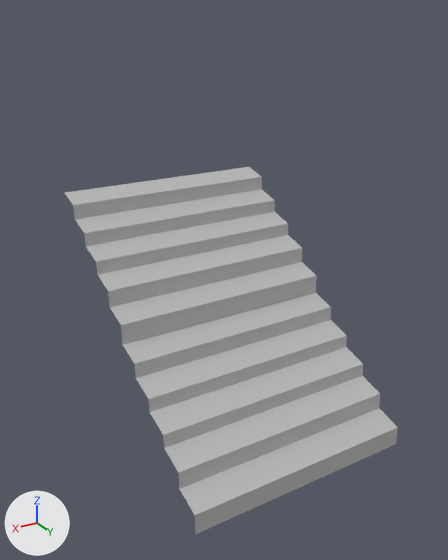
One commit to the FBX model Assets/Meshes/Environment/bg_seats_01.fbx: the scene before it, then after it.
Both versions are drawn from a camera (50 mm lens) standing at (15.4, 25.3, 20.7) and looking at (0.5, 0.6, 8.3). Arrows for +X, +Y and +Z are at lower left; the lights stay in place. Where no turn or scale is listed for an object, it has been applied to the vertices.

Names of what the first picture shows: 'bg_seats_01'.
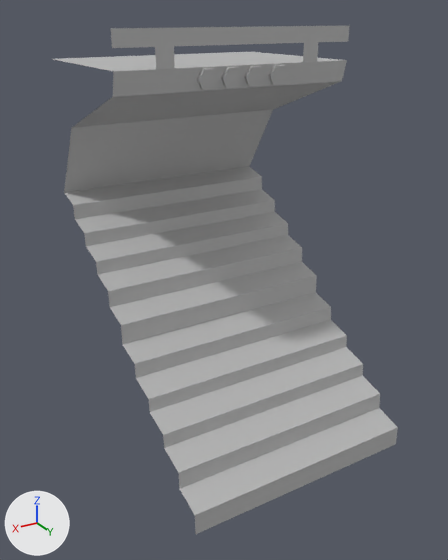
What differs and where, as boxes [x1, y1, x2, y2] in the pictures (448 x 560 px):
'bg_seats_01', reshaped (39% taller): before [65, 167, 398, 534]; after [53, 25, 398, 534]
part 1 of me_mesh, added: after [269, 64, 288, 85]
part 2 of me_mesh, added: after [244, 65, 265, 86]
part 3 of me_mesh, added: after [221, 67, 242, 88]
part 4 of me_mesh, added: after [197, 68, 219, 90]
part 5 of me_mesh, added: after [53, 25, 350, 193]

The edits, one by one:
me_mesh is used by ob_bg_seats_01; location (0.0, 0.0, 0.0).
me_mesh had 43 vertices, 40 faces and spanned x -5.95..5.95, y -7.19..7.19, z 0.0..11.81.
me_mesh now has 117 vertices, 98 faces and spans x -5.96..5.96, y -7.19..7.19, z 0.0..20.16.
me_mesh part 1: a new loose piece of 13 vertices spanning x -2.48..-1.48, y 0.9..1.35, z 17.69..18.58, in mat_lambert1 (grey #bcbcbc).
me_mesh part 2: a new loose piece of 13 vertices spanning x -1.18..-0.18, y 0.9..1.35, z 17.69..18.58, in mat_lambert1 (grey #bcbcbc).
me_mesh part 3: a new loose piece of 13 vertices spanning x 0.0..1.0, y 0.9..1.35, z 17.69..18.58, in mat_lambert1 (grey #bcbcbc).
me_mesh part 4: a new loose piece of 13 vertices spanning x 1.19..2.19, y 0.9..1.35, z 17.69..18.58, in mat_lambert1 (grey #bcbcbc).
Part 5, on me_mesh:
22 vertices are added at x -5.95..5.96, y -7.17..1.22, z 15.58..20.16.
10 new faces join them.
